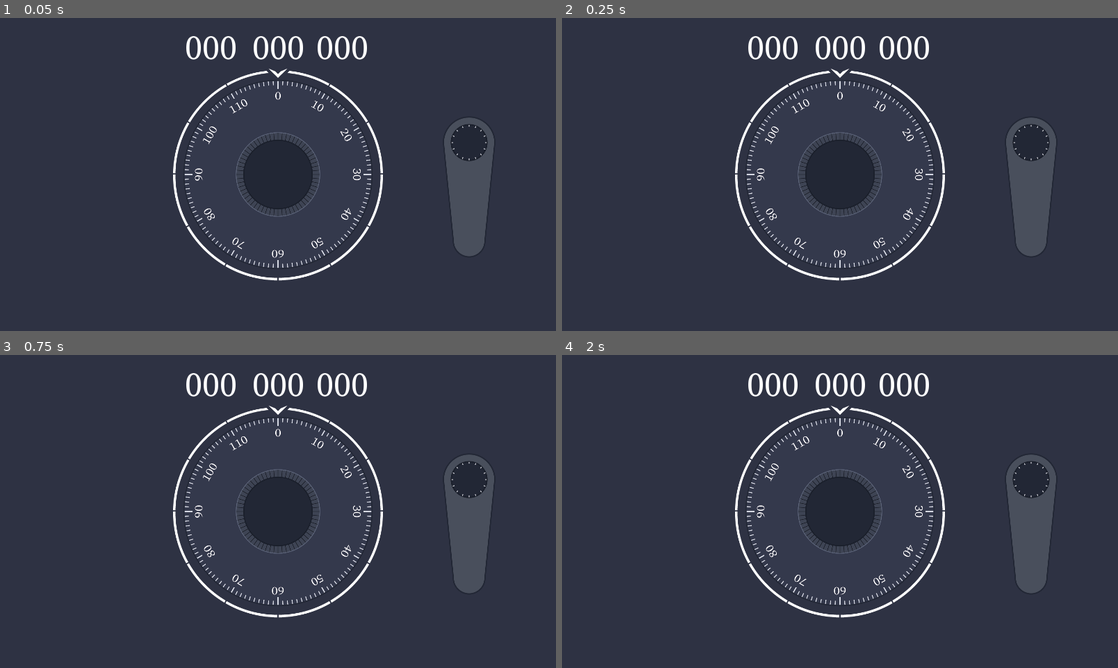
Above: before the commit, frames 1-4 (two rows, left to right).
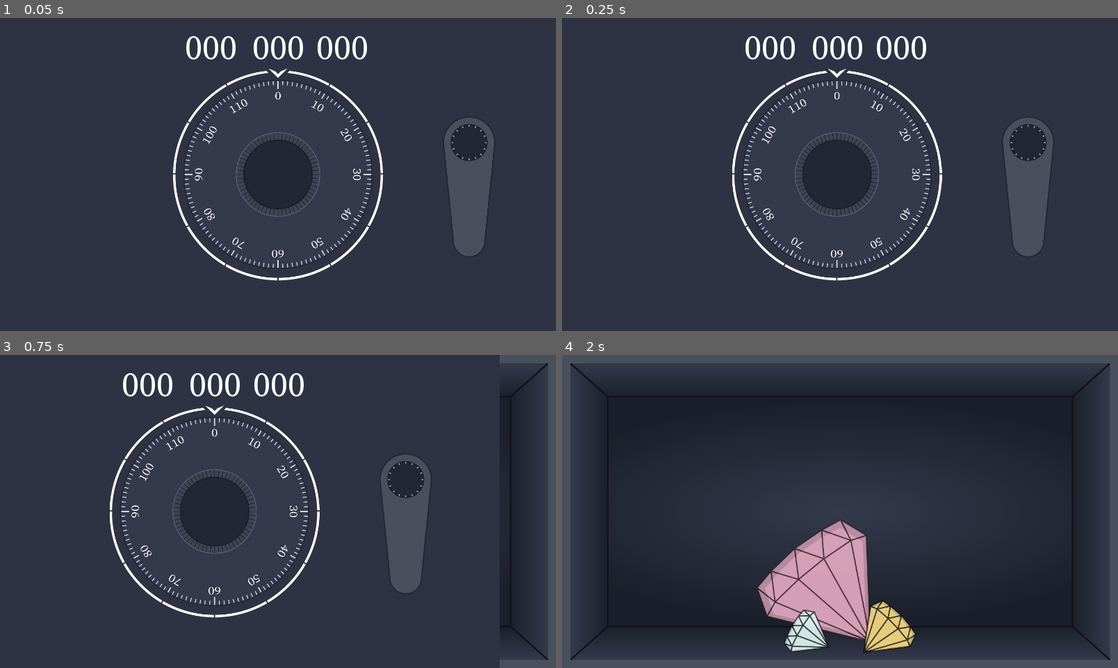
Above: after the commit, the same moments.

Repository: williamPropp/Safe-Breakers
Game: Godot game, scene res://scenes/safe_dial.tscn
The game is run twice, just before and just after one commit, with the same random seed, the same clock (stepped at 60 frames per second) and the same inputs.
Inputs (mouse positions are in pixels of both pictures, inside the frame that each line leads up to):
- Up to frame 1 (0.05 s): no input
- Up to frame 2 (0.25 s): no input
- Up to frame 3 (0.75 s): move the mouse to (400, 495) at 0.52 s; click (400, 495) at 0.6 s
- Up to frame 4 (2 s): move the mouse to (728, 527) at 1.27 s; click (728, 527) at 1.35 s

Frame 1 is identical in both runs. In frame 2, 5.4% of the frame differs, in the area x 30-89%, y 5-84%; in frame 3, 12%; in frame 4, 22%, in the area x 0-100%, y 0-100%.

Commit message:
added safe_interior with collectable gems, and game reset after gem collection

Diff:
--- a/default_bus_layout.tres
+++ b/default_bus_layout.tres
@@ -21,6 +21,12 @@
 [sub_resource type="AudioEffectReverb" id=6]
 resource_name = "Reverb"
 room_size = 0.45
+wet = 0.02
+
+[sub_resource type="AudioEffectReverb" id=7]
+resource_name = "Reverb"
+room_size = 0.26
+spread = 0.59
 wet = 0.02
 
 [resource]
@@ -52,3 +58,11 @@
 bus/3/send = "Master"
 bus/3/effect/0/effect = SubResource( 6 )
 bus/3/effect/0/enabled = true
+bus/4/name = "Gems"
+bus/4/solo = false
+bus/4/mute = false
+bus/4/bypass_fx = false
+bus/4/volume_db = 0.0
+bus/4/send = "Master"
+bus/4/effect/0/effect = SubResource( 7 )
+bus/4/effect/0/enabled = true
--- a/scenes/safe_dial.tscn
+++ b/scenes/safe_dial.tscn
@@ -7,6 +7,11 @@
 [ext_resource path="res://art assets/Handle3_1.png" type="Texture" id=5]
 [ext_resource path="res://scripts/handle.gd" type="Script" id=6]
 [ext_resource path="res://scripts/scene_manager.gd" type="Script" id=7]
+[ext_resource path="res://scripts/gems.gd" type="Script" id=8]
+[ext_resource path="res://art assets/Safe-Interior.png" type="Texture" id=9]
+[ext_resource path="res://art assets/Gem-Blue.png" type="Texture" id=10]
+[ext_resource path="res://art assets/Gem-Pink.png" type="Texture" id=11]
+[ext_resource path="res://art assets/Gem-Yellow.png" type="Texture" id=12]
 
 [sub_resource type="DynamicFont" id=1]
 size = 80
@@ -18,54 +23,130 @@
 [node name="scene_manager" type="Node2D"]
 script = ExtResource( 7 )
 
-[node name="bg" type="ColorRect" parent="."]
+[node name="back_bg" type="ColorRect" parent="."]
 margin_left = -15.0
 margin_top = -15.0
 margin_right = 1297.0
 margin_bottom = 741.0
 color = Color( 0.180392, 0.196078, 0.262745, 1 )
 
-[node name="dial_outline" type="Sprite" parent="."]
-position = Vector2( 640, 360 )
+[node name="back_dial_outline" type="Sprite" parent="back_bg"]
+position = Vector2( 655, 375 )
 scale = Vector2( 0.84, 0.84 )
 texture = ExtResource( 2 )
 
-[node name="dial" type="Sprite" parent="."]
-position = Vector2( 640, 360 )
+[node name="back_dial" type="Sprite" parent="back_bg"]
+position = Vector2( 655, 375 )
+scale = Vector2( 0.7, 0.7 )
+texture = ExtResource( 4 )
+
+[node name="back_handle" type="Sprite" parent="back_bg"]
+position = Vector2( 1095, 302 )
+scale = Vector2( 0.8, 0.8 )
+texture = ExtResource( 5 )
+offset = Vector2( 0, 127 )
+
+[node name="back_combo_term1" type="RichTextLabel" parent="back_bg"]
+margin_left = 441.0
+margin_top = 36.0
+margin_right = 590.0
+margin_bottom = 149.0
+theme = SubResource( 2 )
+tab_size = 7
+text = "000"
+
+[node name="back_combo_term2" type="RichTextLabel" parent="back_bg"]
+margin_left = 596.0
+margin_top = 36.0
+margin_right = 745.0
+margin_bottom = 149.0
+theme = SubResource( 2 )
+tab_size = 7
+text = "000"
+
+[node name="back_combo_term3" type="RichTextLabel" parent="back_bg"]
+margin_left = 743.0
+margin_top = 36.0
+margin_right = 892.0
+margin_bottom = 149.0
+theme = SubResource( 2 )
+tab_size = 7
+text = "000"
+
+[node name="bg_interior" type="Sprite" parent="."]
+scale = Vector2( 0.768657, 0.768657 )
+texture = ExtResource( 9 )
+centered = false
+
+[node name="gem-pink" type="Sprite" parent="bg_interior"]
+position = Vector2( 753.913, 675.854 )
+scale = Vector2( 1.30097, 1.30097 )
+texture = ExtResource( 11 )
+script = ExtResource( 8 )
+gem_color = "pink"
+
+[node name="gem-yellow" type="Sprite" parent="bg_interior"]
+position = Vector2( 981.582, 812.456 )
+scale = Vector2( 1.30097, 1.30097 )
+texture = ExtResource( 12 )
+script = ExtResource( 8 )
+gem_color = "yellow"
+
+[node name="gem-blue" type="Sprite" parent="bg_interior"]
+position = Vector2( 733.097, 825.466 )
+scale = Vector2( 1.30097, 1.30097 )
+texture = ExtResource( 10 )
+script = ExtResource( 8 )
+gem_color = "blue"
+
+[node name="bg_front" type="ColorRect" parent="."]
+margin_left = -15.0
+margin_top = -15.0
+margin_right = 1297.0
+margin_bottom = 741.0
+color = Color( 0.180392, 0.196078, 0.262745, 1 )
+
+[node name="dial_outline" type="Sprite" parent="bg_front"]
+position = Vector2( 655, 375 )
+scale = Vector2( 0.84, 0.84 )
+texture = ExtResource( 2 )
+
+[node name="dial" type="Sprite" parent="bg_front"]
+position = Vector2( 655, 375 )
 scale = Vector2( 0.7, 0.7 )
 texture = ExtResource( 4 )
 script = ExtResource( 3 )
 
-[node name="handle" type="Sprite" parent="."]
-position = Vector2( 1080, 287 )
+[node name="handle" type="Sprite" parent="bg_front"]
+position = Vector2( 1095, 302 )
 scale = Vector2( 0.8, 0.8 )
 texture = ExtResource( 5 )
 offset = Vector2( 0, 127 )
 script = ExtResource( 6 )
 
-[node name="combo_term1" type="RichTextLabel" parent="."]
-margin_left = 426.0
-margin_top = 21.0
-margin_right = 575.0
-margin_bottom = 134.0
+[node name="combo_term1" type="RichTextLabel" parent="bg_front"]
+margin_left = 441.0
+margin_top = 36.0
+margin_right = 590.0
+margin_bottom = 149.0
 theme = SubResource( 2 )
 tab_size = 7
 text = "000"
 
-[node name="combo_term2" type="RichTextLabel" parent="."]
-margin_left = 581.0
-margin_top = 21.0
-margin_right = 730.0
-margin_bottom = 134.0
+[node name="combo_term2" type="RichTextLabel" parent="bg_front"]
+margin_left = 596.0
+margin_top = 36.0
+margin_right = 745.0
+margin_bottom = 149.0
 theme = SubResource( 2 )
 tab_size = 7
 text = "000"
 
-[node name="combo_term3" type="RichTextLabel" parent="."]
-margin_left = 728.0
-margin_top = 21.0
-margin_right = 877.0
-margin_bottom = 134.0
+[node name="combo_term3" type="RichTextLabel" parent="bg_front"]
+margin_left = 743.0
+margin_top = 36.0
+margin_right = 892.0
+margin_bottom = 149.0
 theme = SubResource( 2 )
 tab_size = 7
 text = "000"
--- a/scripts/dial.gd
+++ b/scripts/dial.gd
@@ -37,8 +37,8 @@
 #	OS.window_fullscreen = true
 	reset_game()
 
-#	var solution = str(solution_term1) + " " + str(solution_term2) + " " + str(solution_term3)
-#	print(solution)
+	var solution = str(solution_term1) + " " + str(solution_term2) + " " + str(solution_term3)
+	print(solution)
 
 func _process(delta):
 	# on direction change, move on to the next combo term
@@ -245,6 +245,7 @@
 func reset_game():
 	click_pos = Vector2.ZERO
 	dial_rotation = 0
+	self.rotation = 0
 
 	prev_term_value = 0
 	current_term_value = 0
@@ -254,6 +255,10 @@
 	combo_term2 = "000"
 	combo_term3 = "000"
 
+	term1_label.text = "000"
+	term2_label.text = "000"
+	term3_label.text = "000"
+
 	prev_term1_text = "000"
 	prev_term2_text = "000"
 	prev_term3_text = "000"
@@ -267,4 +272,6 @@
 
 	is_dragging = false
 
+	get_parent().rect_position = Vector2(-15,-15)
+
 	generate_rand_combination()
--- /dev/null
+++ b/scripts/gems.gd
@@ -0,0 +1,84 @@
+extends Sprite
+
+export var gem_color = "clear"
+
+var taken = false
+var set_timer = false
+var slide_down = false
+
+onready var gem_pink = get_node("../gem-pink")
+onready var gem_yellow = get_node("../gem-yellow")
+onready var gem_blue = get_node("../gem-blue")
+
+onready var gem_pink_init_pos = gem_pink.position
+onready var gem_yellow_init_pos = gem_yellow.position
+onready var gem_blue_init_pos = gem_blue.position
+onready var gem_scale = gem_pink.scale
+
+onready var safe_interior = get_parent()
+
+var slide_speed = 20
+var slide_coefficient = 0
+var slide_counter = 0.01
+
+
+func _input(event):
+	if Input.is_action_just_pressed("left_mouse") && get_rect().has_point(to_local(event.position)):
+		taken = true
+		play_ting_sound()
+
+func _process(delta):
+	if(taken && self.position.y < 1000):
+		self.position.y += 15
+		self.position.x -= 2
+		self.scale.y -= 0.05
+		self.scale.x -= 0.05
+	if(gem_pink.taken && gem_yellow.taken && gem_blue.taken && !set_timer):
+		set_timer = true
+		yield(get_tree().create_timer(0.75), "timeout")
+		slide_down = true
+		yield(get_tree().create_timer(1.0), "timeout")
+		get_node("../../bg_front/dial").reset_game()
+		reset_interior()
+	if(slide_down):
+		safe_interior.position.y += slide_speed * slide_coefficient
+		slide_counter += 0.01
+		slide_coefficient = slide_counter * slide_counter * (3.0 - 2.0 * slide_counter)
+
+func play_ting_sound():
+
+	var sample_index
+	match(gem_color):
+		"pink":
+			sample_index = 1
+		"yellow":
+			sample_index = 2
+		"blue":
+			sample_index = 3
+
+	var new_stream_player = AudioStreamPlayer.new()
+	add_child(new_stream_player)
+
+	var sample_path = "res://sound_assets/Gem-Ting-" + str(sample_index) + ".mp3"
+
+	# load the audio path
+	var sound_to_play = load(sample_path)
+
+	# create new stream player instance to host the sound, then play the sound
+	new_stream_player.stream = sound_to_play
+	new_stream_player.bus = "Gems"
+	new_stream_player.play(0.0)
+
+	# delete node once the sample finishes playing
+	yield(new_stream_player, "finished")
+	new_stream_player.stop()
+	new_stream_player.queue_free()
+
+func reset_interior():
+	safe_interior.position.y = 0
+	gem_pink.position = gem_pink_init_pos
+	gem_yellow.position = gem_yellow_init_pos
+	gem_blue.position = gem_blue_init_pos
+	gem_pink.scale = gem_scale
+	gem_yellow.scale = gem_scale
+	gem_blue.scale = gem_scale
--- a/scripts/handle.gd
+++ b/scripts/handle.gd
@@ -79,6 +79,10 @@
 		sample_number = rng.randi_range(1,2)
 		sample_path = "res://sound_assets/Safe-Success-" + str(sample_number) + ".mp3"
 		new_stream_player.bus = "HandleSuccess"
+
+		# open safe
+		get_parent().get_parent().opening_safe = true
+
 	else:
 		# choose random fail sound effect
 		sample_number = rng.randi_range(1,4)
--- a/scripts/scene_manager.gd
+++ b/scripts/scene_manager.gd
@@ -1,4 +1,6 @@
 extends Node2D
+
+onready var safe = get_node("bg_front")
 
 var opening_safe = false
 
@@ -6,13 +8,19 @@
 var open_coefficient = 0
 var open_counter = 0.01
 
+func _ready():
+	opening_safe = true
+
 # slide the safe mini game to the left using an ease-in ease-out motion
 func _process(delta):
-	if(opening_safe && self.position.x > -1380):
-		self.position.x -= open_speed * open_coefficient
+	if(opening_safe && safe.rect_position.x > -1380):
+		safe.rect_position.x -= open_speed * open_coefficient
 		open_counter += 0.01
 		open_coefficient = open_counter * open_counter * (3.0 - 2.0 * open_counter)
-
+	else:
+		opening_safe = false
 
 func open_safe():
 	opening_safe = true
+#	var safe_interior = load("res://scenes/safe_interior.tscn").instance()
+#	get_parent().add_child(safe_interior)
Binary file added: art assets/Gem-Blue.png
Not shown, added: art assets/Gem-Blue.png.import
Binary file added: art assets/Gem-Pink.png
Not shown, added: art assets/Gem-Pink.png.import
Binary file added: art assets/Gem-Yellow.png
Not shown, added: art assets/Gem-Yellow.png.import
Binary file added: art assets/Safe-Interior.png
Not shown, added: art assets/Safe-Interior.png.import
Not shown: 1 places in default_bus_layout.tres that only renumber resources
Not shown: 1 places in scenes/safe_dial.tscn that only renumber resources
Not shown, added: sound_assets/Gem-Ting-1.mp3.import
Not shown, added: sound_assets/Gem-Ting-2.mp3.import
(and 4 more such lines)
